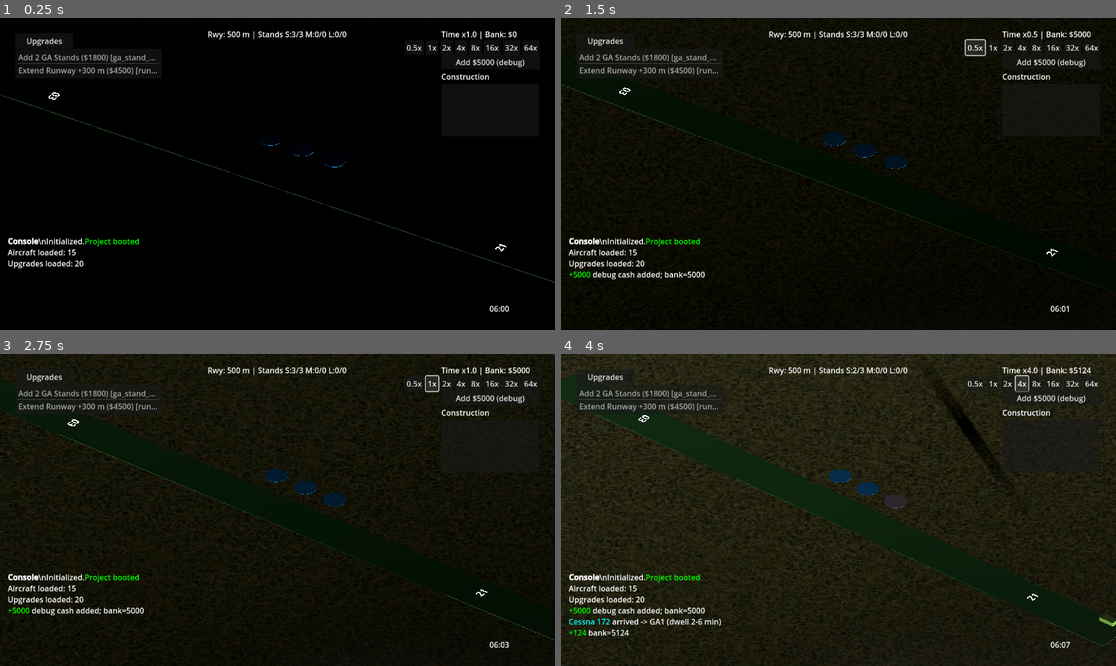
Above: before the commit, frames 1-4 (two rows, left to right).
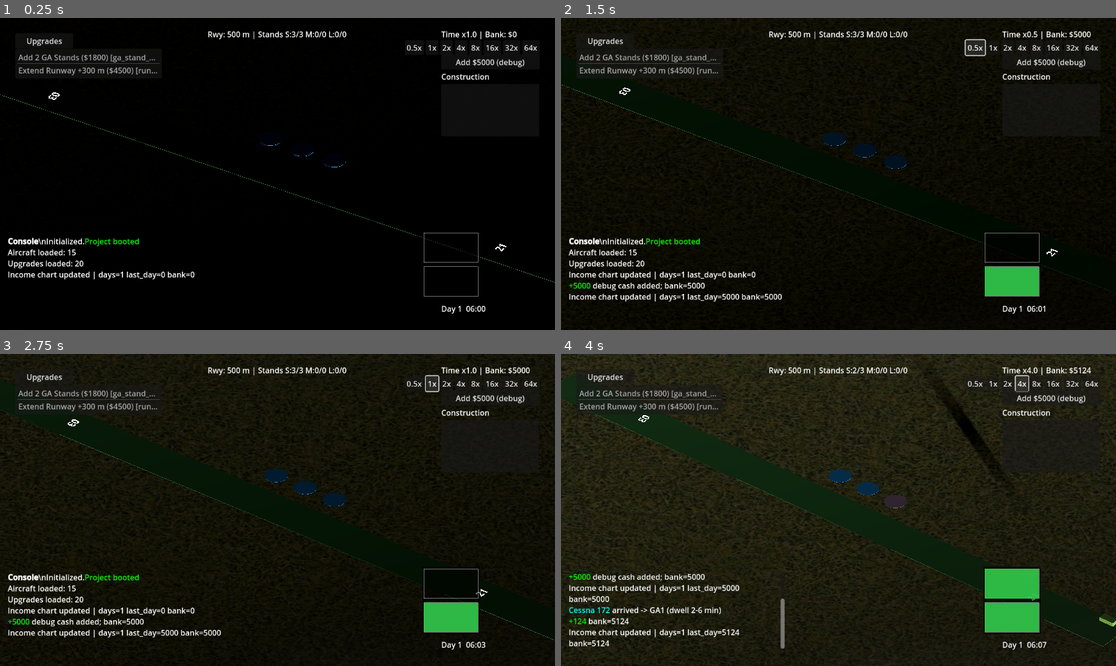
Above: after the commit, the same moments.

Repository: Youre/PlaneIdler
Game: Godot game, scene res://scenes/Main.tscn
Same seed, same stepped clock (60 frames per second), same inputs: the game is played once before the commit and once after it.
Inputs:
- Up to frame 1 (0.25 s): no input
- Up to frame 2 (1.5 s): click "Add $5000 (debug)" at 0.5 s; click "0.5x" at 1.25 s
- Up to frame 3 (2.75 s): click "1x" at 2 s
- Up to frame 4 (4 s): click "2x" at 2.75 s; click "4x" at 3.5 s

The runs differ from the first frame. In frame 1, 0.6% of the frame differs, in the area x 1-92%, y 68-95%; in frame 2, 2.3%; in frame 3, 2.3%; in frame 4, 4.3%.

Commit message:
no more night time ceo

Diff:
--- a/scenes/Main.tscn
+++ b/scenes/Main.tscn
@@ -11,6 +11,8 @@
 [ext_resource type="PackedScene" path="res://scenes/actors/AircraftActor.tscn" id="9_2w6gd"]
 [ext_resource type="Script" uid="uid://dft0lcibylnqe" path="res://scripts/upgrade_manager.gd" id="10_k2t0s"]
 [ext_resource type="Script" uid="uid://byi51xp6gb8mq" path="res://scripts/llm_agent.gd" id="11_cit2v"]
+[ext_resource type="Script" path="res://scripts/ui/income_chart.gd" id="12_income"]
+[ext_resource type="Script" path="res://scripts/ui/traffic_chart.gd" id="13_traffic"]
 
 [sub_resource type="SphereMesh" id="1_sun_mesh"]
 radius = 40.0
@@ -211,12 +213,40 @@
 anchor_top = 1.0
 anchor_right = 1.0
 anchor_bottom = 1.0
-offset_left = -120.0
+offset_left = -220.0
 offset_top = -40.0
 offset_right = -16.0
 offset_bottom = -16.0
 grow_horizontal = 0
 text = "00:00"
+
+[node name="IncomeChart" type="Control" parent="UI/HUD"]
+layout_mode = 1
+anchors_preset = 3
+anchor_left = 1.0
+anchor_top = 1.0
+anchor_right = 1.0
+anchor_bottom = 1.0
+offset_left = -260.0
+offset_top = -120.0
+offset_right = -140.0
+offset_bottom = -50.0
+grow_horizontal = 0
+script = ExtResource("12_income")
+
+[node name="TrafficChart" type="Control" parent="UI/HUD"]
+layout_mode = 1
+anchors_preset = 3
+anchor_left = 1.0
+anchor_top = 1.0
+anchor_right = 1.0
+anchor_bottom = 1.0
+offset_left = -260.0
+offset_top = -190.0
+offset_right = -140.0
+offset_bottom = -120.0
+grow_horizontal = 0
+script = ExtResource("13_traffic")
 
 [node name="Console" type="RichTextLabel" parent="UI/HUD"]
 layout_mode = 1
--- a/scripts/llm_agent.gd
+++ b/scripts/llm_agent.gd
@@ -19,6 +19,9 @@
 
 func _process(delta: float) -> void:
 	if sim == null or upgrade_manager == null or ollama == null:
+		return
+	# CEO is off duty at night; no chatting or purchases.
+	if sim.sim_state != null and not sim.sim_state.is_daytime():
 		return
 	_timer += delta
 	var interval: float = base_interval / max(sim.time_scale, 0.01)
@@ -42,6 +45,8 @@
 
 func _consider() -> void:
 	if _busy:
+		return
+	if sim != null and sim.sim_state != null and not sim.sim_state.is_daytime():
 		return
 	_busy = true
 
--- a/scripts/main.gd
+++ b/scripts/main.gd
@@ -12,11 +12,15 @@
 @onready var sun: DirectionalLight3D = $Sun
 @onready var sun_visual: MeshInstance3D = $SunVisual
 @onready var sim_clock_label: Label = $UI/HUD/SimClock
+@onready var income_chart: IncomeChart = $UI/HUD/IncomeChart
+@onready var traffic_chart: TrafficChart = $UI/HUD/TrafficChart
 
 var aircraft_catalog: Array = []
 var upgrade_catalog: Array = []
 var _build_queue_accum: float = 0.0
 var _cam_time: float = 0.0
+var _last_income_chart_data: Array = []
+var _last_income_chart_bank: float = -1.0
 
 func _ready() -> void:
 	set_process(true)
@@ -90,6 +94,29 @@
 	_update_camera(delta)
 	_update_lighting(delta)
 	_refresh_clock()
+	# Update income chart with latest daily income data.
+	if income_chart and sim and sim.sim_state:
+		var data: Array = sim.sim_state.get_recent_daily_income()
+		var bank: float = sim.sim_state.bank
+		if data != _last_income_chart_data or bank != _last_income_chart_bank:
+			var last_day: float = data.back() if data.size() > 0 else 0.0
+			_log("Income chart updated | days=%d last_day=%.0f bank=%.0f" % [
+				data.size(),
+				last_day,
+				bank
+			])
+			_last_income_chart_data = data.duplicate()
+			_last_income_chart_bank = bank
+		income_chart.set_data(data, bank)
+	# Update traffic chart with received vs missed counts.
+	if traffic_chart and sim and sim.sim_state:
+		var received: Array[float] = []
+		for v in sim.sim_state.get_recent_daily_received():
+			received.append(float(v))
+		var missed: Array[float] = []
+		for v in sim.sim_state.get_recent_daily_missed():
+			missed.append(float(v))
+		traffic_chart.set_data(received, missed)
 
 func _log(message: String) -> void:
 	if console_label:
@@ -298,6 +325,7 @@
 		return
 	var amount: float = 5000.0
 	sim.sim_state.bank += amount
+	sim.sim_state.add_income(amount)
 	sim.emit_signal("bank_changed", sim.sim_state.bank)
 	_log("[color=green]+%.0f[/color] debug cash added; bank=%.0f" % [amount, sim.sim_state.bank])
 	_refresh_airport_status()
@@ -367,7 +395,13 @@
 func _refresh_clock() -> void:
 	if sim_clock_label == null or sim == null or sim.sim_state == null:
 		return
-	sim_clock_label.text = sim.sim_state.get_clock_hhmm()
+	var day: int = sim.sim_state.get_day_index()
+	var time_str: String = sim.sim_state.get_clock_hhmm()
+	sim_clock_label.text = "Day %d  %s" % [day, time_str]
+
+func _refresh_income_chart() -> void:
+	# No-op: chart is driven directly from _process via set_data.
+	pass
 
 func _on_upgrade_activated(index: int) -> void:
 	if upgrades_list == null or upgrade_mgr == null:
--- a/scripts/sim/sim_controller.gd
+++ b/scripts/sim/sim_controller.gd
@@ -21,13 +21,13 @@
 var _stand_actors: Dictionary = {} # Stand -> AircraftActor
 var _cleanup_accum: float = 0.0
 var _runway_busy: bool = false
-var _arrival_queue: Array = []
-var _departure_queue: Array = []
+var _runway_queue: Array = [] # FIFO of { "type": "arrival"/"departure", "entry": any }
 var _fbo_slots_total: int = 0
 var _fbo_slots_used: int = 0
 var _fbo_classes: Array = [] # e.g. ["ga", "all"]
 var _fbo_fee_base: float = 0.0
 var _fbo_stands: Dictionary = {} # Stand -> bool (uses FBO)
+var _pattern_entries: Array = [] # [{ "aircraft": Dictionary, "actor": AircraftActor }]
 
 func _ready() -> void:
 	randomize()
@@ -87,6 +87,7 @@
 	_process_arrivals(scaled_dt)
 	_process_dwell(scaled_dt)
 	_process_flyby(scaled_dt)
+	_update_pattern_flights(scaled_dt)
 	_cull_far_actors()
 	_cleanup_accum += scaled_dt
 	if _cleanup_accum >= 10.0:
@@ -124,7 +125,7 @@
 			var stand: Stand = entry["stand"]
 			if stand:
 				if _runway_busy:
-					_departure_queue.append(stand)
+					_runway_queue.append({ "type": "departure", "entry": stand })
 				else:
 					_runway_busy = true
 					_spawn_departure_actor(stand)
@@ -138,6 +139,71 @@
 		_spawn_flyby()
 		_flyby_timer = 0.0
 		_flyby_next = randf_range(45.0, 90.0)
+
+func _update_pattern_flights(delta: float) -> void:
+	# Advance any aircraft flying an ATC holding / traffic pattern.
+	for entry in _pattern_entries.duplicate():
+		var actor: AircraftActor = entry.get("actor", null)
+		if actor == null or not is_instance_valid(actor):
+			continue
+		# Track holding time in simulation minutes; divert after 30.
+		if sim_state:
+			var rate := sim_state.DAY_RATE_MIN_PER_SEC if sim_state.is_daytime() else sim_state.NIGHT_RATE_MIN_PER_SEC
+			entry["wait_minutes"] = float(entry.get("wait_minutes", 0.0)) + delta * rate
+			if float(entry["wait_minutes"]) >= 30.0:
+				var aircraft: Dictionary = entry.get("aircraft", {})
+				_log_diversion(aircraft, "holding timeout (30 min)")
+				sim_state.add_missed()
+				if actor and is_instance_valid(actor):
+					actor.queue_free()
+				for rq in _runway_queue.duplicate():
+					if rq.get("type", "") == "arrival" and rq.get("entry", null) == entry:
+						_runway_queue.erase(rq)
+				if _pattern_entries.has(entry):
+					_pattern_entries.erase(entry)
+				continue
+		var pts: Array = entry.get("points", [])
+		if pts.size() < 2:
+			continue
+		# If the actor currently has no active path, restart the loop.
+		if not actor._active:
+			# No special completion callback; AircraftActor will set
+			# _active = false when it reaches the last point, and the
+			# next update will start another loop if still queued.
+			actor.start_path(pts, Callable())
+
+func _enqueue_pattern_arrival(aircraft: Dictionary) -> void:
+	# When ATC is available and the runway is busy, create a visual
+	# aircraft flying a simple rectangular traffic pattern around
+	# the airport while it waits for its turn to land.
+	if aircraft_scene == null or runway == null:
+		_runway_queue.append({ "type": "arrival", "entry": aircraft })
+		return
+	var actor: AircraftActor = aircraft_scene.instantiate()
+	get_parent().add_child(actor)
+	actor.speed_mps = 55.0
+	if actor is AircraftActor:
+		var aa: AircraftActor = actor
+		aa.set_category_color(_class_category_for_aircraft(aircraft))
+	# Define a simple pattern in runway-local space: upwind, crosswind,
+	# downwind, base, final. We'll loop this pattern until the aircraft
+	# is dequeued for landing.
+	var pattern_points: Array = []
+	var center := runway.global_transform.origin
+	var fwd := runway.global_transform.basis.x.normalized()
+	var right := runway.global_transform.basis.z.normalized()
+	var alt := 45.0
+	var leg_long := 450.0
+	var leg_short := 220.0
+	pattern_points.append(center + fwd * (-leg_long * 0.5) + right * (leg_short) + Vector3(0, alt, 0)) # upwind
+	pattern_points.append(center + fwd * (leg_long * 0.5) + right * (leg_short) + Vector3(0, alt, 0))  # crosswind
+	pattern_points.append(center + fwd * (leg_long * 0.5) + right * (-leg_short) + Vector3(0, alt, 0)) # downwind
+	pattern_points.append(center + fwd * (-leg_long * 0.5) + right * (-leg_short) + Vector3(0, alt, 0))# base
+	pattern_points.append(pattern_points[0])
+
+	var entry := { "aircraft": aircraft, "actor": actor, "points": pattern_points, "t": 0.0, "wait_minutes": 0.0 }
+	_pattern_entries.append(entry)
+	_runway_queue.append({ "type": "arrival", "entry": entry })
 
 func _handle_arrival_request(aircraft: Dictionary) -> void:
 	var stand_class: String = aircraft.get("standClass", "ga_small")
@@ -150,7 +216,7 @@
 		_spawn_flyover(aircraft)
 		return
 	if _runway_busy and _has_atc():
-		_arrival_queue.append(aircraft)
+		_enqueue_pattern_arrival(aircraft)
 		return
 	var stand: Stand = stand_manager.find_free(stand_class)
 	if stand and not _runway_busy:
@@ -158,6 +224,8 @@
 		stand_manager.occupy(stand, dwell_minutes)
 		_start_dwell_timer(stand, dwell_minutes)
 		_log_arrival(aircraft, stand)
+		if sim_state:
+			sim_state.add_received()
 		_add_income(aircraft)
 		_try_fbo_service(aircraft, stand)
 		_runway_busy = true
@@ -177,6 +245,8 @@
 		else:
 			reason = "capacity unavailable"
 		_log_diversion(aircraft, reason)
+		if sim_state:
+			sim_state.add_missed()
 		_spawn_flyover(aircraft)
 
 func _has_atc() -> bool:
@@ -191,7 +261,8 @@
 	var amount = landing + dwell
 	if sim_state != null:
 		amount *= max(0.0, sim_state.income_multiplier)
-	sim_state.bank += amount
+		sim_state.bank += amount
+		sim_state.add_income(amount)
 	emit_signal("bank_changed", sim_state.bank)
 	_log("[color=green]+%.0f[/color] bank=%.0f" % [amount, sim_state.bank])
 
@@ -334,6 +405,16 @@
 		if actor.is_inside_tree() and actor.global_transform.origin.distance_to(center) > CULL_DISTANCE:
 			actor.queue_free()
 			_flyovers.erase(actor)
+	# Pattern actors are also stored in _pattern_entries; prune any that
+	# drift too far from the field.
+	for entry in _pattern_entries.duplicate():
+		var pat_actor: AircraftActor = entry.get("actor", null)
+		if pat_actor == null or not is_instance_valid(pat_actor):
+			_pattern_entries.erase(entry)
+			continue
+		if pat_actor.is_inside_tree() and pat_actor.global_transform.origin.distance_to(center) > CULL_DISTANCE * 1.5:
+			pat_actor.queue_free()
+			_pattern_entries.erase(entry)
 
 func _cleanup_stale_actors() -> void:
 	# As a last resort, remove any aircraft actors that are no longer
@@ -358,6 +439,17 @@
 			var aa2: AircraftActor = actor
 			if not aa2._active:
 				_safe_free_actor(actor, _flyovers)
+	# Clean up pattern actors as well.
+	for entry in _pattern_entries.duplicate():
+		var pat_actor: AircraftActor = entry.get("actor", null)
+		if pat_actor == null or not is_instance_valid(pat_actor):
+			_pattern_entries.erase(entry)
+			continue
+		if pat_actor is AircraftActor:
+			var paa: AircraftActor = pat_actor
+			if not paa._active:
+				paa.queue_free()
+				_pattern_entries.erase(entry)
 	# If runway is marked busy but no active aircraft remain, release it
 	# so queued arrivals/departures are not blocked forever.
 	if _runway_busy:
@@ -375,13 +467,26 @@
 func _service_runway_queue() -> void:
 	if _runway_busy:
 		return
-	# Landings have priority when ATC is available.
-	if _arrival_queue.size() > 0 and _has_atc():
-		var aircraft: Dictionary = _arrival_queue.pop_front()
-		_handle_arrival_request(aircraft)
-		return
-	if _departure_queue.size() > 0:
-		var stand: Stand = _departure_queue.pop_front()
+	if _runway_queue.size() == 0:
+		return
+	var job = _runway_queue.pop_front()
+	var kind: String = str(job.get("type", ""))
+	if kind == "arrival":
+		var entry = job.get("entry", null)
+		if typeof(entry) == TYPE_DICTIONARY:
+			var aircraft: Dictionary = entry.get("aircraft", {})
+			var actor: AircraftActor = entry.get("actor", null)
+			# Clean up the pattern actor now that this flight is cleared to land.
+			if actor and is_instance_valid(actor):
+				actor.queue_free()
+			if _pattern_entries.has(entry):
+				_pattern_entries.erase(entry)
+			if not aircraft.is_empty():
+				_handle_arrival_request(aircraft)
+		elif typeof(entry) == TYPE_DICTIONARY:
+			_handle_arrival_request(entry)
+	elif kind == "departure":
+		var stand: Stand = job.get("entry", null)
 		if stand != null:
 			_runway_busy = true
 			_spawn_departure_actor(stand)
@@ -424,6 +529,7 @@
 	if extra_fee > 0.0 and sim_state != null:
 		extra_fee *= max(0.0, sim_state.income_multiplier)
 		sim_state.bank += extra_fee
+		sim_state.add_income(extra_fee)
 		emit_signal("bank_changed", sim_state.bank)
 	_log("[color=green]%s used FBO hangar[/color] (+%.0f)" % [
 		aircraft.get("displayName", "Aircraft"),
--- a/scripts/sim/sim_state.gd
+++ b/scripts/sim/sim_state.gd
@@ -11,6 +11,9 @@
 var progression_tier: int = 0
 var traffic_rate_multiplier: float = 1.0
 var tier_upgrade_counts := {}
+var daily_income: Array = []   # last N days, newest at end
+var daily_received: Array = [] # arrivals we handled
+var daily_missed: Array = []   # arrivals we diverted/missed
 
 var active_arrivals: Array = []
 var active_parking: Array = []
@@ -19,18 +22,40 @@
 const DAY_START_MIN: float = 6.0 * 60.0   # 06:00
 const DAY_END_MIN: float = 20.0 * 60.0    # 20:00
 # At time_scale = 1:
-# - Day (06:00–20:00, 14 hours / 840 minutes) lasts 10 real minutes -> 840 / 600 = 1.4 min sim-time per sim-second.
-# - Night (20:00–06:00, 10 hours / 600 minutes) lasts 2.5 real minutes -> 600 / 150 = 4.0 min sim-time per sim-second.
+# - Day (06:00-20:00, 14 hours / 840 minutes) lasts 10 real minutes -> 840 / 600 = 1.4 min sim-time per sim-second.
+# - Night (20:00-06:00, 10 hours / 600 minutes) lasts 2.5 real minutes -> 600 / 150 = 4.0 min sim-time per sim-second.
 const DAY_RATE_MIN_PER_SEC: float = 1.4
 const NIGHT_RATE_MIN_PER_SEC: float = 4.0
 
-var clock_minutes: float = DAY_START_MIN   # in-game clock, 0–1440 (wraps each day)
+var clock_minutes: float = DAY_START_MIN   # in-game clock, 0-1440 (wraps each day)
+var day_index: int = 1                    # Day 1, 2, 3, ...
+
+func _ready() -> void:
+	# Seed the income history with a bucket for day 1 so the
+	# charts always have at least one slot to draw into.
+	daily_income.append(0.0)
+	daily_received.append(0.0)
+	daily_missed.append(0.0)
 
 func advance(dt: float) -> void:
+	var prev_clock := clock_minutes
 	time_seconds += dt
 	var rate: float = DAY_RATE_MIN_PER_SEC if is_daytime() else NIGHT_RATE_MIN_PER_SEC
 	clock_minutes += dt * rate
 	clock_minutes = fposmod(clock_minutes, MINUTES_PER_DAY)
+	if clock_minutes < prev_clock:
+		day_index += 1
+		# Start a new day bucket.
+		daily_income.append(0.0)
+		daily_received.append(0.0)
+		daily_missed.append(0.0)
+		# Keep only the last 10 days.
+		if daily_income.size() > 10:
+			daily_income.pop_front()
+		if daily_received.size() > 10:
+			daily_received.pop_front()
+		if daily_missed.size() > 10:
+			daily_missed.pop_front()
 
 func is_daytime() -> bool:
 	return clock_minutes >= DAY_START_MIN and clock_minutes < DAY_END_MIN
@@ -40,3 +65,31 @@
 	var hh: int = mins / 60
 	var mm: int = mins % 60
 	return "%02d:%02d" % [hh, mm]
+
+func get_day_index() -> int:
+	return day_index
+
+func add_income(amount: float) -> void:
+	# Ensure there is at least one bucket for the current day.
+	if daily_income.is_empty():
+		daily_income.append(0.0)
+	daily_income[daily_income.size() - 1] = float(daily_income.back()) + amount
+
+func add_received(count: float = 1.0) -> void:
+	if daily_received.is_empty():
+		daily_received.append(0.0)
+	daily_received[daily_received.size() - 1] = float(daily_received.back()) + count
+
+func add_missed(count: float = 1.0) -> void:
+	if daily_missed.is_empty():
+		daily_missed.append(0.0)
+	daily_missed[daily_missed.size() - 1] = float(daily_missed.back()) + count
+
+func get_recent_daily_income() -> Array:
+	return daily_income.duplicate()
+
+func get_recent_daily_received() -> Array:
+	return daily_received.duplicate()
+
+func get_recent_daily_missed() -> Array:
+	return daily_missed.duplicate()
--- /dev/null
+++ b/scripts/ui/income_chart.gd
@@ -0,0 +1,61 @@
+extends Control
+
+class_name IncomeChart
+
+@export var bar_color: Color = Color(0.2, 0.8, 0.3, 0.9)
+@export var border_color: Color = Color(1, 1, 1, 0.4)
+
+var values: Array = []        # numeric values to plot
+var fallback_bank: float = 0  # current bank, for fallback visualization
+
+func set_data(data: Array, bank: float) -> void:
+	values = data.duplicate()
+	fallback_bank = bank
+	queue_redraw()
+
+func _draw() -> void:
+	var rect := get_rect()
+	var margin: float = 4.0
+	var w := rect.size.x - margin * 2.0
+	var h := rect.size.y - margin * 2.0
+	if w <= 0 or h <= 0:
+		return
+	# Draw dark background panel so the chart is always visible.
+	draw_rect(Rect2(Vector2.ZERO, rect.size), Color(0, 0, 0, 0.55), true)
+	# Choose data source: recent daily income, or fall back to current bank.
+	var data: Array = values.duplicate()
+	var has_positive := false
+	for v in data:
+		if float(v) > 0.0:
+			has_positive = true
+			break
+	if not has_positive and fallback_bank > 0.0:
+		data.clear()
+		data.append(fallback_bank)
+	if data.is_empty():
+		return
+	var max_val: float = 0.0
+	for v in data:
+		max_val = max(max_val, float(v))
+	if max_val <= 0.0:
+		max_val = 1.0
+	var bar_count := data.size()
+	var bar_spacing := 2.0
+	var bar_width := (w - bar_spacing * float(bar_count - 1)) / float(bar_count)
+	if bar_width < 1.0:
+		bar_width = 1.0
+	# In _draw(), local coordinates start at (0, 0) for this Control,
+	# so we only offset by the local margin and ignore rect.position
+	# (which is in the parent's space).
+	var origin := Vector2(margin, margin)
+	# Draw border
+	draw_rect(Rect2(origin, Vector2(w, h)), border_color, false)
+	# Draw bars (oldest to newest from left to right).
+	for i in range(bar_count):
+		var v: float = float(data[i])
+		var ratio: float = clamp(v / max_val, 0.0, 1.0)
+		var bar_h: float = h * ratio
+		var x: float = origin.x + float(i) * (bar_width + bar_spacing)
+		var y: float = origin.y + h - bar_h
+		var bar_rect := Rect2(Vector2(x, y), Vector2(bar_width, bar_h))
+		draw_rect(bar_rect, bar_color, true)
--- /dev/null
+++ b/scripts/ui/traffic_chart.gd
@@ -0,0 +1,69 @@
+extends Control
+
+class_name TrafficChart
+
+@export var received_color: Color = Color(0.2, 0.8, 0.3, 0.9)
+@export var missed_color: Color = Color(0.9, 0.2, 0.2, 0.9)
+@export var border_color: Color = Color(1, 1, 1, 0.4)
+
+var received: Array[float] = [] as Array[float]   # handled arrivals per day
+var missed: Array[float] = [] as Array[float]     # diverted/missed per day
+
+func set_data(received_data: Array[float], missed_data: Array[float]) -> void:
+	received = received_data.duplicate() as Array[float]
+	missed = missed_data.duplicate() as Array[float]
+	queue_redraw()
+
+func _draw() -> void:
+	var rect := get_rect()
+	var margin: float = 4.0
+	var w := rect.size.x - margin * 2.0
+	var h := rect.size.y - margin * 2.0
+	if w <= 0 or h <= 0:
+		return
+	# Background panel
+	draw_rect(Rect2(Vector2.ZERO, rect.size), Color(0, 0, 0, 0.55), true)
+	# Use matched-length data; pad shorter one with zeros.
+	var count: int = max(received.size(), missed.size())
+	if count == 0:
+		return
+	var r: Array[float] = received.duplicate()
+	var m: Array[float] = missed.duplicate()
+	while r.size() < count:
+		r.append(0.0)
+	while m.size() < count:
+		m.append(0.0)
+	# Determine scale from total traffic per day.
+	var max_val: float = 0.0
+	for i in range(count):
+		max_val = max(max_val, float(r[i]) + float(m[i]))
+	if max_val <= 0.0:
+		max_val = 1.0
+	var bar_spacing := 2.0
+	var bar_width := (w - bar_spacing * float(count - 1)) / float(count)
+	if bar_width < 1.0:
+		bar_width = 1.0
+	var origin := Vector2(margin, margin)
+	# Border
+	draw_rect(Rect2(origin, Vector2(w, h)), border_color, false)
+	# Stacked bars: green (received) on bottom, red (missed) above.
+	for i in range(count):
+		var received_val: float = float(r[i])
+		var missed_val: float = float(m[i])
+		var total: float = received_val + missed_val
+		if total <= 0.0:
+			continue
+		var total_ratio: float = clamp(total / max_val, 0.0, 1.0)
+		var total_h: float = h * total_ratio
+		var x := origin.x + float(i) * (bar_width + bar_spacing)
+		var base_y := origin.y + h - total_h
+		# Received segment
+		var rec_ratio: float = clamp(received_val / max_val, 0.0, 1.0)
+		var rec_h: float = h * rec_ratio
+		var rec_rect := Rect2(Vector2(x, origin.y + h - rec_h), Vector2(bar_width, rec_h))
+		draw_rect(rec_rect, received_color, true)
+		# Missed segment stacked on top of received
+		var miss_ratio: float = clamp(missed_val / max_val, 0.0, 1.0)
+		var miss_h: float = h * miss_ratio
+		var miss_rect := Rect2(Vector2(x, base_y), Vector2(bar_width, miss_h))
+		draw_rect(miss_rect, missed_color, true)
Not shown: 1 places in scenes/Main.tscn that only renumber resources
Not shown, added: scripts/ui/income_chart.gd.uid
Not shown, added: scripts/ui/traffic_chart.gd.uid
